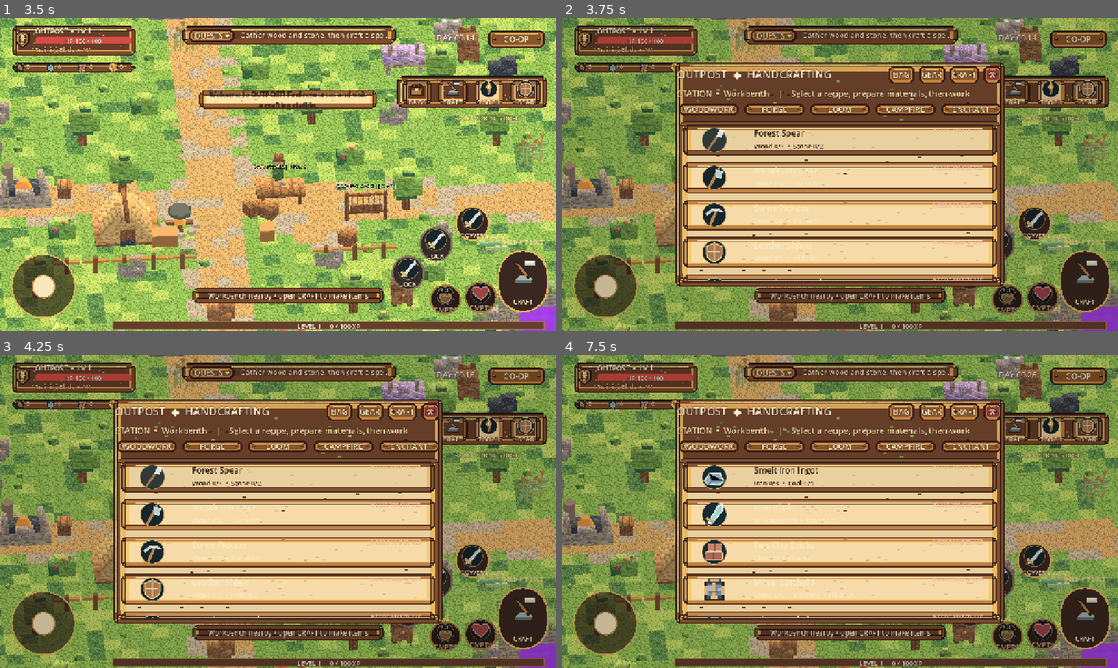
Above: before the commit, frames 1-4 (two rows, left to right).
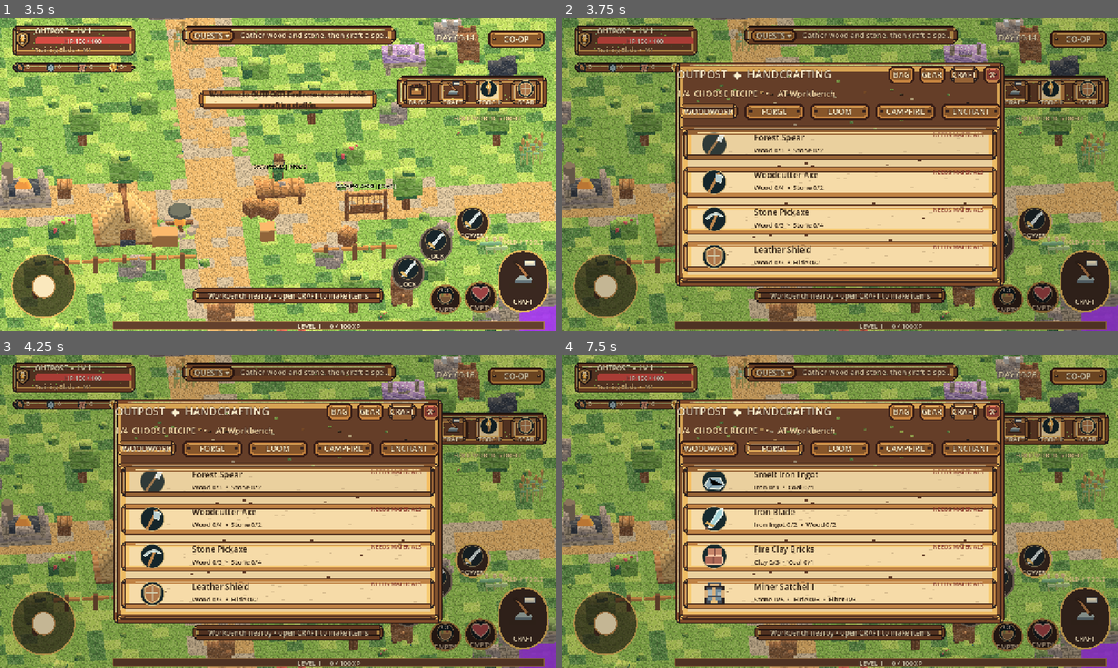
Above: after the commit, the same moments.

Repository: Smurfis/outpost-rpg
Game: Godot game, scene res://scenes/ui/company_splash.tscn
Same seed, same stepped clock (60 frames per second), same inputs: the game is played once before the commit and once after it.
Inputs (mouse positions are in pixels of both pictures, inside the frame that each line leads up to):
- Up to frame 1 (3.5 s): tap Enter at 0.5 s; move the mouse to (400, 158) at 0.52 s; hold D 0.53-1.25 s; tap G at 0.6 s; click (400, 158) at 0.67 s; tap Space at 0.77, 1.07 s; drag from (166, 190) to (250, 237) at 1.27 s; move the mouse to (333, 105) at 2.02 s; hold D (outpost_right) 2.03-2.75 s; hold Q (outpost_camera_left) 2.03-2.75 s; click (333, 105) at 2.17 s; drag from (250, 237) to (111, 127) at 2.77 s
- Up to frame 2 (3.75 s): move the mouse to (1006, 221) at 3.52 s; hold A (outpost_left) from 3.53 s (still down); hold C (outpost_craft) from 3.53 s (still down); click (1006, 221) at 3.67 s
- Up to frame 3 (4.25 s): keep holding A (outpost_left); keep holding C (outpost_craft); tap Space at 3.77, 4.07 s
- Up to frame 4 (7.5 s): release A (outpost_left) at 4.25 s; release C (outpost_craft) at 4.25 s; click "BAG" at 4.25 s; click "GEAR" at 5 s; click "CRAFT" at 5.75 s; click "WOODWORK" at 6.5 s; click "FORGE" at 7.25 s

Frame 1 is identical in both runs. In frame 2, 18% of the frame differs, in the area x 20-79%, y 15-84%; in frame 3, 18%; in frame 4, 18%.

Commit message:
feat(ui): improve parchment cards, workshop navigation and icons
Distinct gold-selected tabs, dark readable recipe text, original ingredient readiness icons, four-stage workshop breadcrumb, and actually filled bag/craft meters. UI and gameplay regression suite passed.

Diff:
--- /dev/null
+++ b/assets/ui/icons/ingredient_missing.svg
@@ -0,0 +1,8 @@
+<svg xmlns="http://www.w3.org/2000/svg" width="48" height="48" viewBox="0 0 48 48" shape-rendering="crispEdges">
+<!-- Original missing-ingredient status emblem. -->
+<path d="M8 4H40V8H44V40H40V44H8V40H4V8H8Z" fill="#3A2820"/>
+<path d="M9 9H39V39H9Z" fill="#954C3C"/>
+<path d="M10 10H38V13H10Z" fill="#D5A56C"/>
+<path d="M20 12H28V29H20Z" fill="#EDE2BB"/>
+<path d="M20 33H28V39H20Z" fill="#EDE2BB"/>
+</svg>
--- /dev/null
+++ b/assets/ui/icons/ingredient_ready.svg
@@ -0,0 +1,8 @@
+<svg xmlns="http://www.w3.org/2000/svg" width="48" height="48" viewBox="0 0 48 48" shape-rendering="crispEdges">
+<!-- Original inventory-ready status emblem: true transparency and readable at 24 px. -->
+<path d="M8 4H40V8H44V40H40V44H8V40H4V8H8Z" fill="#3A2820"/>
+<path d="M9 9H39V13H39V39H9Z" fill="#5E793C"/>
+<path d="M10 10H38V13H10Z" fill="#C2A465"/>
+<path d="M12 23L18 29L34 13L40 19L18 39L7 29Z" fill="#292B20"/>
+<path d="M11 23L18 30L35 14L39 18L18 36L9 27Z" fill="#E5E5B4"/>
+</svg>
--- a/scripts/menu.gd
+++ b/scripts/menu.gd
@@ -9,6 +9,7 @@
 var popup_frame: PanelContainer
 var title: Label
 var subtitle: Label
+var header_buttons: Dictionary = {}
 var station_tabs: HBoxContainer
 var recipes_list: VBoxContainer
 var details: VBoxContainer
@@ -68,18 +69,21 @@
 	bag.custom_minimum_size = Vector2(66, 48)
 	SKIN.apply_button(bag, "wood")
 	bag.pressed.connect(_switch_bag)
+	header_buttons["bag"] = bag
 	header.add_child(bag)
 	var gear := Button.new()
 	gear.text = "GEAR"
 	gear.custom_minimum_size = Vector2(67, 48)
 	SKIN.apply_button(gear, "wood")
 	gear.pressed.connect(_switch_equipment)
+	header_buttons["equipment"] = gear
 	header.add_child(gear)
 	var craft := Button.new()
 	craft.text = "CRAFT"
 	craft.custom_minimum_size = Vector2(74, 48)
 	SKIN.apply_button(craft, "wood")
 	craft.pressed.connect(_switch_craft)
+	header_buttons["craft"] = craft
 	header.add_child(craft)
 	var close := Button.new()
 	close.text = "X"
@@ -180,6 +184,17 @@
 	image.texture_filter = CanvasItem.TEXTURE_FILTER_NEAREST
 	return image
 
+func _ingredient_state_icon(available: bool) -> TextureRect:
+	var icon := TextureRect.new()
+	icon.name = "IngredientAvailability"
+	icon.texture = load("res://assets/ui/icons/ingredient_ready.svg" if available else "res://assets/ui/icons/ingredient_missing.svg") as Texture2D
+	icon.custom_minimum_size = Vector2(24, 24)
+	icon.expand_mode = TextureRect.EXPAND_IGNORE_SIZE
+	icon.stretch_mode = TextureRect.STRETCH_KEEP_ASPECT_CENTERED
+	icon.texture_filter = CanvasItem.TEXTURE_FILTER_NEAREST
+	icon.mouse_filter = Control.MOUSE_FILTER_IGNORE
+	return icon
+
 func _clear(parent: Node) -> void:
 	for child in parent.get_children():
 		parent.remove_child(child)
@@ -264,6 +279,10 @@
 	work_label = null
 	action_button = null
 	action_art = null
+	for page_key in header_buttons:
+		var button: Button = header_buttons[page_key] as Button
+		if button != null:
+			SKIN.apply_button(button, "wood_selected" if current_page == str(page_key) else "wood")
 	_clear(station_tabs)
 	_clear(recipes_list)
 	_clear(details)
@@ -297,8 +316,13 @@
 	meter.value = minf(game.bag_load(), game.bag_capacity())
 	meter.show_percentage = false
 	meter.custom_minimum_size = Vector2(0, 16)
-	meter.add_theme_stylebox_override("background", SKIN.box("inset"))
-	meter.add_theme_stylebox_override("fill", SKIN.box("wood_selected"))
+	var bag_background: StyleBoxFlat = SKIN.flat("inset")
+	bag_background.set_corner_radius_all(3)
+	var bag_fill: StyleBoxFlat = SKIN.flat("green")
+	bag_fill.set_border_width_all(0)
+	bag_fill.set_corner_radius_all(3)
+	meter.add_theme_stylebox_override("background", bag_background)
+	meter.add_theme_stylebox_override("fill", bag_fill)
 	carry_column.add_child(meter)
 	if game.bag_load() > game.bag_capacity():
 		carry_column.add_child(_label("OVERLOADED — equip a larger bag or unload items.", 15, Color("#ffb29a")))
@@ -355,7 +379,7 @@
 		count.text = str(qty)
 		count.horizontal_alignment = HORIZONTAL_ALIGNMENT_RIGHT
 		count.add_theme_font_size_override("font_size", 16)
-		count.add_theme_color_override("font_color", SKIN.CREAM)
+		count.add_theme_color_override("font_color", SKIN.INK)
 		count.add_theme_color_override("font_outline_color", Color("#241619"))
 		count.add_theme_constant_override("outline_size", 2)
 		count.mouse_filter = Control.MOUSE_FILTER_IGNORE
@@ -546,7 +570,16 @@
 func _render_craft() -> void:
 	title.text = "OUTPOST  ◆  HANDCRAFTING"
 	var nearby: String = game.closest_station()
-	subtitle.text = "STATION  •  %s    |    Select a recipe, prepare materials, then work" % (nearby.capitalize() if nearby != "" else "remote browsing")
+	var stage_label: String = "1/4  CHOOSE RECIPE"
+	if not game.crafting.is_empty():
+		stage_label = "3/4  WORK STATION"
+	elif completed_id != "":
+		stage_label = "4/4  COMPLETE"
+	elif craft_step == "prepare":
+		stage_label = "2/4  PREPARE MATERIALS"
+	elif craft_step == "detail":
+		stage_label = "1/4  INSPECT ITEM"
+	subtitle.text = "%s    •    %s" % [stage_label, ("AT " + nearby.capitalize()) if nearby != "" else "BROWSE RECIPES FROM ANYWHERE"]
 	for station_id in ["workbench", "forge", "loom", "campfire", "enchanting"]:
 		var tab := Button.new()
 		tab.text = str(station_names[station_id])
@@ -589,7 +622,9 @@
 		art.anchor_top = 0.12
 		art.anchor_bottom = 0.88
 		choose.add_child(art)
-		var foreground: Color = SKIN.INK if selected_id == id else SKIN.CREAM
+		# The item-card texture is light parchment. Dark ink stays legible in
+		# both selected and unselected states (the old cream text vanished).
+		var foreground: Color = SKIN.INK
 		var name_label := Label.new()
 		name_label.text = str(recipe.get("name", id))
 		name_label.add_theme_font_size_override("font_size", 19)
@@ -614,7 +649,7 @@
 		var badge := Label.new()
 		badge.text = "★%d → ★%d" % [int(game.bag_quality.get(result_id, 0)), mini(3, int(game.bag_quality.get(result_id, 0)) + 1)] if CARRY.is_bag(result_id) and int(game.inventory.get(result_id, 0)) > 0 else "OWNED" if owned_unique else "READY" if affordable else "NEEDS MATERIALS"
 		badge.add_theme_font_size_override("font_size", 13)
-		badge.add_theme_color_override("font_color", Color("#38653d") if affordable and not owned_unique and selected_id == id else Color("#ffe1a2") if affordable else Color("#edb597"))
+		badge.add_theme_color_override("font_color", Color("#355b31") if affordable and not owned_unique else Color("#873b2c"))
 		badge.mouse_filter = Control.MOUSE_FILTER_IGNORE
 		badge.horizontal_alignment = HORIZONTAL_ALIGNMENT_RIGHT
 		badge.anchor_left = 0.72
@@ -622,6 +657,13 @@
 		badge.anchor_top = 0.10
 		badge.anchor_bottom = 0.42
 		choose.add_child(badge)
+		if selected_id == id:
+			var selection_outline := Panel.new()
+			selection_outline.name = "SelectedRecipeBorder"
+			selection_outline.mouse_filter = Control.MOUSE_FILTER_IGNORE
+			selection_outline.add_theme_stylebox_override("panel", SKIN.box("wood_selected"))
+			choose.add_child(selection_outline)
+			selection_outline.set_anchors_and_offsets_preset(Control.PRESET_FULL_RECT)
 	if not game.crafting.is_empty():
 		_render_work()
 	elif completed_id != "":
@@ -680,7 +722,8 @@
 		var row := HBoxContainer.new()
 		details.add_child(row)
 		row.add_child(_icon(id, 38))
-		row.add_child(_label("%s    %d / %d   %s" % [id.capitalize(), own, need, "✓" if own >= need else "!"], 18, Color("#32542c") if own >= need else Color("#88422d")))
+		row.add_child(_ingredient_state_icon(own >= need))
+		row.add_child(_label("%s    %d / %d" % [id.capitalize(), own, need], 18, Color("#32542c") if own >= need else Color("#88422d")))
 	var next := Button.new()
 	next.text = "ENHANCE  ◆  PREPARE" if CARRY.is_bag(product_id) and int(game.inventory.get(product_id, 0)) > 0 else "NEXT  ◆  PREPARE ITEM"
 	next.custom_minimum_size = Vector2(0, 56)
@@ -735,6 +778,7 @@
 		var row := HBoxContainer.new()
 		details.add_child(row)
 		row.add_child(_icon(id, 54))
+		row.add_child(_ingredient_state_icon(loaded_now or available))
 		slot.size_flags_horizontal = Control.SIZE_EXPAND_FILL
 		row.add_child(slot)
 	var loaded_count: int = 0
@@ -795,6 +839,13 @@
 	progress_bar.max_value = 100.0
 	progress_bar.custom_minimum_size = Vector2(0, 26)
 	progress_bar.show_percentage = false
+	var craft_background: StyleBoxFlat = SKIN.flat("inset")
+	craft_background.set_corner_radius_all(3)
+	var craft_fill: StyleBoxFlat = SKIN.flat("green")
+	craft_fill.set_border_width_all(0)
+	craft_fill.set_corner_radius_all(3)
+	progress_bar.add_theme_stylebox_override("background", craft_background)
+	progress_bar.add_theme_stylebox_override("fill", craft_fill)
 	stage.add_child(progress_bar)
 	work_counter = _label("", 18)
 	stage.add_child(work_counter)
--- a/scripts/ui/outpost_skin.gd
+++ b/scripts/ui/outpost_skin.gd
@@ -133,6 +133,19 @@
 			(pressed as StyleBoxTexture).modulate_color = Color(0.86, 0.82, 0.73)
 		button.add_theme_stylebox_override("pressed", pressed)
 		button.add_theme_stylebox_override("disabled", _button_texture("wood", "disabled"))
+	elif kind == "wood_selected":
+		# The source art contains a transparent center and an outlined golden
+		# frame. Previous code silently used the ordinary wood button instead.
+		for state in ["normal", "hover", "pressed", "disabled"]:
+			var selected_style: StyleBox = box("wood_selected")
+			if selected_style is StyleBoxTexture:
+				if state == "hover":
+					(selected_style as StyleBoxTexture).modulate_color = Color(1.0, 0.96, 0.72)
+				elif state == "pressed":
+					(selected_style as StyleBoxTexture).modulate_color = Color(0.86, 0.79, 0.60)
+				elif state == "disabled":
+					(selected_style as StyleBoxTexture).modulate_color = Color(0.55, 0.51, 0.44, 0.78)
+			button.add_theme_stylebox_override(state, selected_style)
 	else:
 		for state in ["normal", "hover", "pressed", "disabled"]:
 			button.add_theme_stylebox_override(state, _button_texture(textured_kind, state))
--- a/tests/approved_ui_visual_layout.gd
+++ b/tests/approved_ui_visual_layout.gd
@@ -83,6 +83,8 @@
 	game.inventory["stone"] = 5
 	game.show_inventory()
 	verify(game.menu.current_page == "bag", "Bag opens from old gameplay API")
+	var bag_meter: ProgressBar = game.menu.station_tabs.find_child("BagCapacityMeter", true, false) as ProgressBar
+	verify(bag_meter != null and bag_meter.get_theme_stylebox("fill") is StyleBoxFlat, "Carry-weight meter uses a visible solid fill instead of transparent frame")
 	var grid: GridContainer = game.menu.recipes_list.get_node_or_null("BagItemGrid") as GridContainer
 	verify(grid != null and grid.columns == 4, "Bag uses compact 4-column sprite inventory")
 	if grid != null:
@@ -102,14 +104,18 @@
 		verify(crafting.size.x <= 880.0 and crafting.size.y <= 600.0, "Craft modal pixel dimensions capped on wide phones")
 		verify(crafting.size.x < game.menu.shell.size.x * 0.75, "Craft leaves landscape visible on Android")
 	verify(game.menu.craft_step == "browse", "Craft stage begins on full-width recipe cards")
+	verify(game.menu.subtitle.text.contains("CHOOSE RECIPE"), "Workshop has concise staged navigation")
 	verify(game.menu.left_scroll.visible and not game.menu.right_scroll.visible, "Single pane recipe browse")
 	var spear: Button = game.menu.recipes_list.get_node_or_null("Recipe_spear") as Button
 	verify(spear != null, "Forest Spear is a real item card")
 	if spear != null:
+		var name_text: Label = spear.get_child(1) as Label
+		verify(name_text != null and name_text.get_theme_color("font_color") == Color("#342416"), "Recipe names use dark ink against light parchment cards")
 		spear.pressed.emit()
 	verify(game.menu.craft_step == "detail" and not game.menu.left_scroll.visible, "Tap a card to inspect item")
 	game.menu._begin_prepare()
 	verify(game.menu.craft_step == "prepare", "Prepare step preserves real crafting state")
+	verify(game.menu.subtitle.text.contains("PREPARE MATERIALS"), "Preparation page communicates stage and purpose")
 	game.menu.close_page()
 	verify(not game.menu.visible, "Close returns to gameplay without modifying inventory")
 	game.queue_free()
--- a/tests/pixel_ui_integration.gd
+++ b/tests/pixel_ui_integration.gd
@@ -42,6 +42,16 @@
 	var image: Texture2D = (test_button.get_theme_stylebox("pressed") as StyleBoxTexture).texture
 	verify(image != null and image.resource_path.ends_with("wood_pressed.png"), "Pressed state uses the separate pressed PNG")
 	test_button.queue_free()
+	var selected_tab := Button.new()
+	skin.apply_button(selected_tab, "wood_selected")
+	var selected_style: StyleBox = selected_tab.get_theme_stylebox("normal")
+	verify(selected_style is StyleBoxTexture, "Selected station tab now uses a real unique frame")
+	if selected_style is StyleBoxTexture:
+		verify((selected_style as StyleBoxTexture).texture.resource_path.ends_with("transparent_wood_frame.png"), "Selected state is visually distinct from plain wood")
+	selected_tab.queue_free()
+	for state_id in ["ingredient_ready", "ingredient_missing"]:
+		var state_asset: Texture2D = load("res://assets/ui/icons/" + state_id + ".svg") as Texture2D
+		verify(state_asset != null and state_asset.get_size() == Vector2(48, 48), "Ingredient availability includes individual original icon: " + state_id)
 	var game_scene: PackedScene = load("res://scenes/main.tscn")
 	verify(game_scene != null, "Game scene remains valid")
 	if game_scene == null:
@@ -83,6 +93,7 @@
 	verify(game.menu.loaded.size() == 2, "Materials individually marked as loaded")
 	game.menu._start_craft()
 	verify(not game.crafting.is_empty(), "Prepare Materials starts existing manual crafting")
+	verify(game.menu.progress_bar != null and game.menu.progress_bar.get_theme_stylebox("fill") is StyleBoxFlat, "Craft progress has visible styled green fill")
 	verify(int(game.inventory.get("wood", 0)) == 7, "Starting production does not prematurely consume ingredients")
 	game._update_crafting(10.0)
 	verify(int(game.inventory.get("spear", 0)) == 0, "Timer cannot produce equipment without work actions")
Not shown, added: docs/WORKSHOP_CARD_POLISH.md
